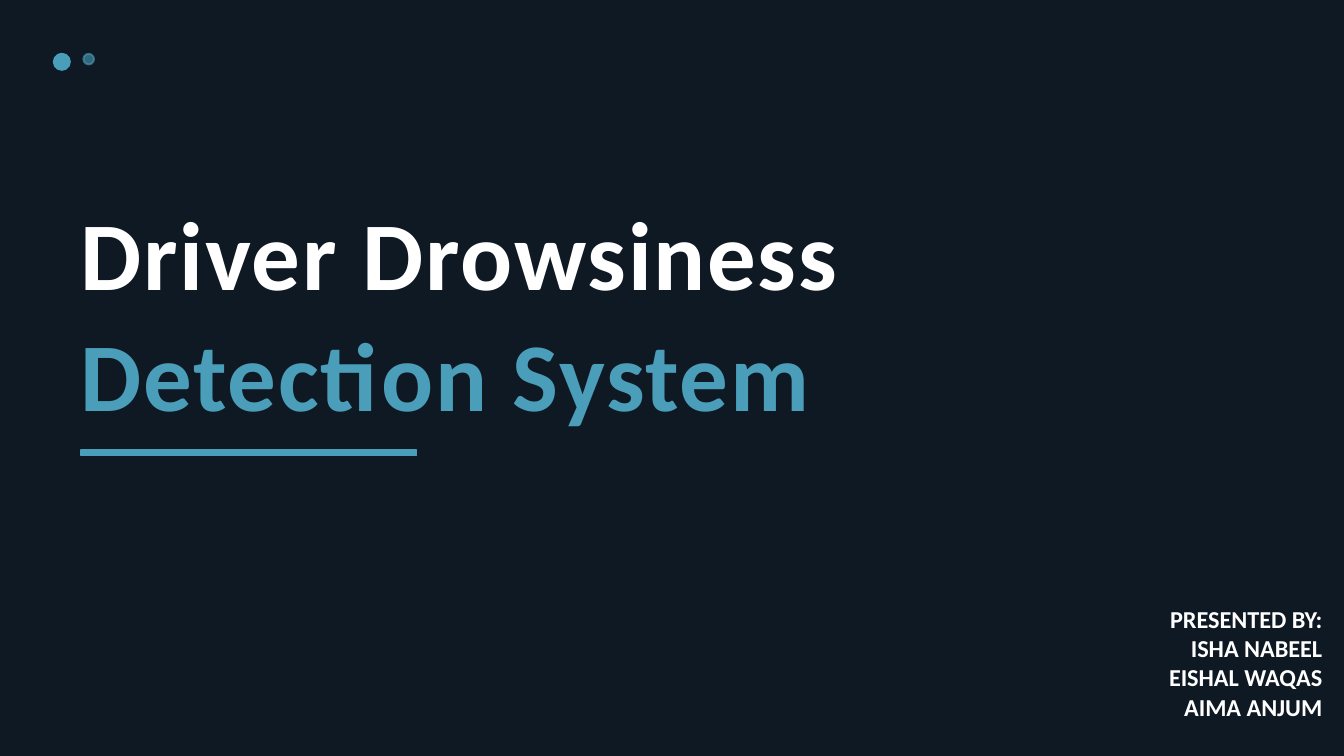
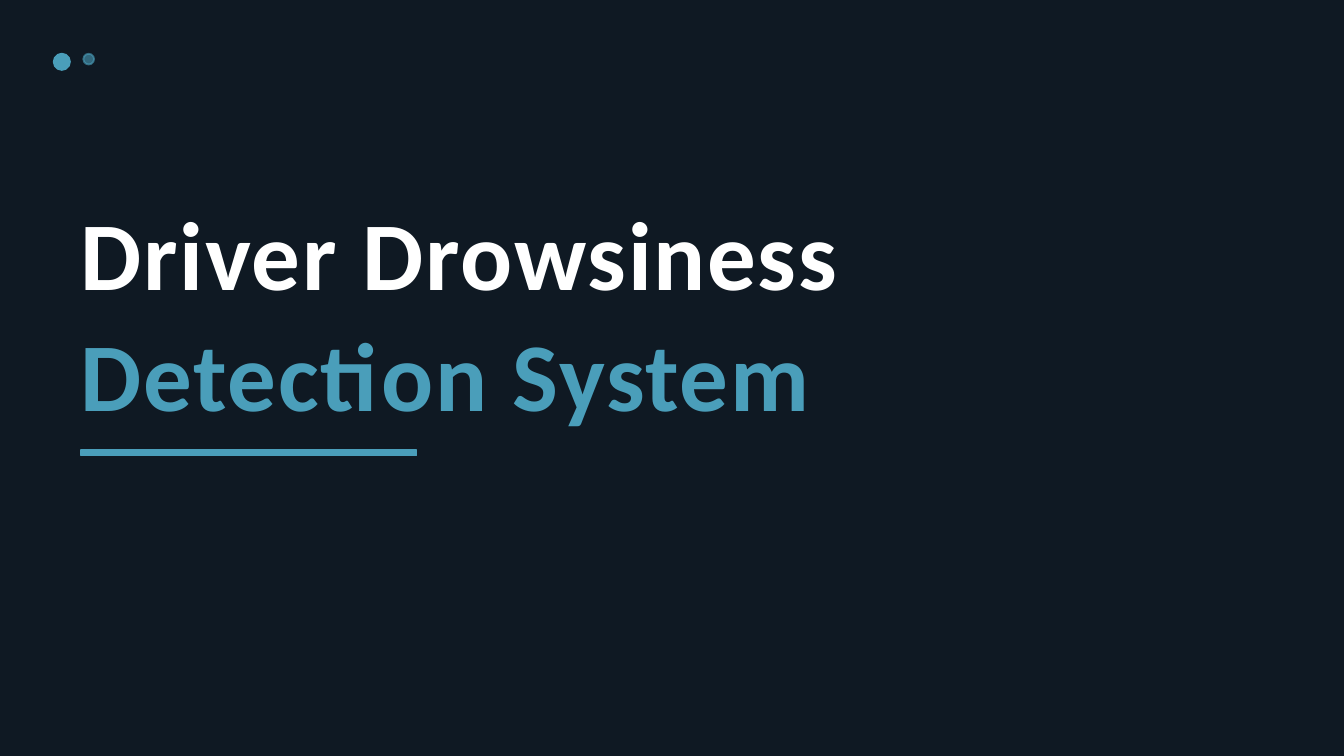
Before and after one commit to ishanabeel02/Driver_drowsiness_detection, a slide deck: slide 1 of drowsiness_detection.pptx. Drawn at 1344x756 pixels with LibreOffice and Linux fonts; fonts in the diff are those of the drawing. Boxes give left, top, right and bottom in pixels: in the first picture for what was removed or moved away, otherwise in the second. Text is boxed around its words. In the diff, an @@ line names an element or a change of style, - is before the commit and + after.

Commit message:
first commit

```diff
--- a/drowsiness_detection.pptx
+++ b/drowsiness_detection.pptx
@@ text removed at (1169,612,1323,716) @@
-PRESENTED BY:
-ISHA NABEEL
-EISHAL WAQAS
-AIMA ANJUM
```
